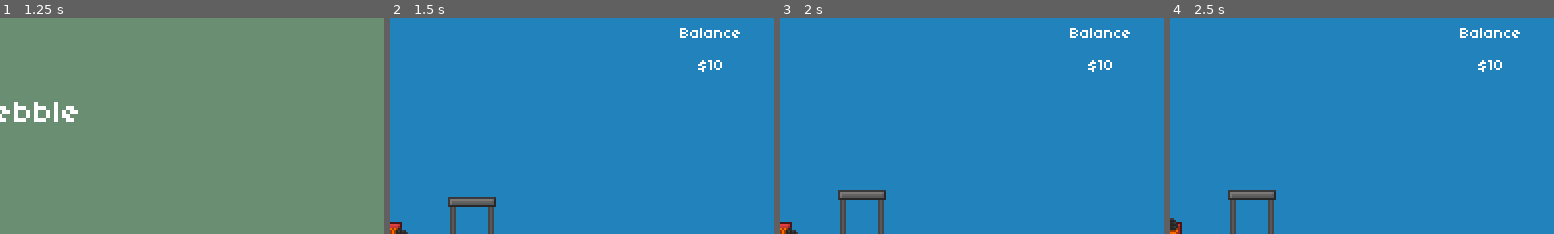
Above: before the commit, frames 1-4 (left to right).
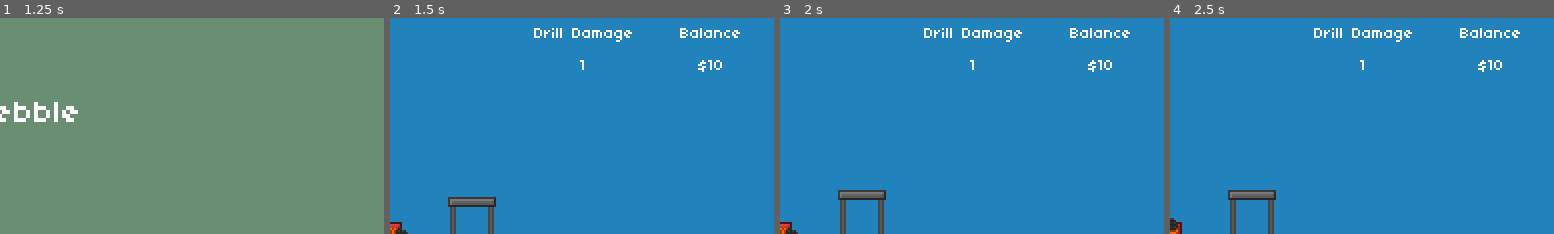
Above: after the commit, the same moments.

Repository: michaelocurtis2/drpebble
Game: Godot game, scene res://Scenes/GameManager.tscn
The game is run twice, just before and just after one commit, with the same random seed, the same clock (stepped at 60 frames per second) and the same inputs.
Inputs (mouse positions are % of the whole screen's width and height, from its top left):
- Up to frame 1 (1.25 s): click (50, 83) at 0.52 s; type "Alex" at 0.6 s
- Up to frame 2 (1.5 s): click "Play" at 1.25 s
- Up to frame 3 (2 s): no input
- Up to frame 4 (2.5 s): tap Enter at 2 s; hold Right (mine_right) from 2.03 s (still down); tap F (sell) at 2.1 s; tap Up (mine_up) at 2.27 s
The pictures show only the part of the screen within x 50-100%, y 0-50%; the shares and areas given below are measured in that part.

Frame 1 is identical in both runs. In frame 2, 0.5% of the frame differs, in the area x 37-64%, y 4-25%; in frame 3, 0.5%; in frame 4, 0.5%.

Commit message:
Simple upgrade shop for drill damage

Diff:
--- a/Scenes/GameManager.tscn
+++ b/Scenes/GameManager.tscn
@@ -20,9 +20,8 @@
 [node name="GUI" type="CanvasLayer" parent="."]
 
 [node name="GameUI" type="Control" parent="GUI"]
-visible = false
-margin_right = 40.0
-margin_bottom = 40.0
+margin_right = 384.0
+margin_bottom = 216.0
 
 [node name="CheatMenu" type="Control" parent="GUI/GameUI"]
 visible = false
@@ -37,6 +36,12 @@
 margin_bottom = 16.0
 text = "Tool Damage 8"
 
+[node name="Button2" type="Button" parent="GUI/GameUI/CheatMenu"]
+margin_top = 16.0
+margin_right = 72.0
+margin_bottom = 32.0
+text = "Money +1000"
+
 [node name="Topbar" type="Control" parent="GUI/GameUI"]
 margin_right = 384.0
 margin_bottom = 40.0
@@ -111,6 +116,26 @@
 valign = 1
 
 [node name="Money" type="Label" parent="GUI/GameUI/Topbar/BalanceDisplay"]
+margin_top = 16.0
+margin_right = 64.0
+margin_bottom = 32.0
+text = "0"
+align = 1
+valign = 1
+
+[node name="DrillDisplay" type="Control" parent="GUI/GameUI/Topbar"]
+margin_left = 256.0
+margin_right = 320.0
+margin_bottom = 32.0
+
+[node name="Bal" type="Label" parent="GUI/GameUI/Topbar/DrillDisplay"]
+margin_right = 64.0
+margin_bottom = 16.0
+text = "Drill Damage"
+align = 1
+valign = 1
+
+[node name="Damage" type="Label" parent="GUI/GameUI/Topbar/DrillDisplay"]
 margin_top = 16.0
 margin_right = 64.0
 margin_bottom = 32.0
@@ -217,6 +242,7 @@
 text = "View Seed"
 
 [connection signal="pressed" from="GUI/GameUI/CheatMenu/Button" to="GUI/GameUI/CheatMenu" method="_on_Button_pressed"]
+[connection signal="pressed" from="GUI/GameUI/CheatMenu/Button2" to="GUI/GameUI/CheatMenu" method="_on_Button2_pressed"]
 [connection signal="pressed" from="GUI/PauseMenu/Resume" to="GUI/PauseMenu" method="_on_Resume_pressed"]
 [connection signal="pressed" from="GUI/PauseMenu/Quit" to="GUI/PauseMenu" method="_on_Quit_pressed"]
 [connection signal="pressed" from="GUI/PauseMenu/ViewSeed" to="GUI/PauseMenu" method="_on_ViewSeed_pressed"]
--- a/Scenes/InitialArea.tscn
+++ b/Scenes/InitialArea.tscn
@@ -1,10 +1,11 @@
-[gd_scene load_steps=10 format=2]
+[gd_scene load_steps=11 format=2]
 
 [ext_resource path="res://Scripts/InitialArea.gd" type="Script" id=1]
 [ext_resource path="res://Resources/alpha_world.tres" type="TileSet" id=2]
 [ext_resource path="res://Scenes/Teleporter.tscn" type="PackedScene" id=3]
 [ext_resource path="res://Scenes/Player.tscn" type="PackedScene" id=4]
 [ext_resource path="res://Scenes/UndergroundGen.tscn" type="PackedScene" id=5]
+[ext_resource path="res://Scenes/Table.tscn" type="PackedScene" id=6]
 [ext_resource path="res://Scripts/PlayerCam.gd" type="Script" id=7]
 [ext_resource path="res://Resources/Textures/shop.png" type="Texture" id=8]
 [ext_resource path="res://Scripts/Shop.gd" type="Script" id=9]
@@ -62,5 +63,8 @@
 [node name="CollisionShape2D" type="CollisionShape2D" parent="Shop/SellArea"]
 shape = SubResource( 1 )
 
+[node name="Table" parent="." instance=ExtResource( 6 )]
+position = Vector2( 392, 56 )
+
 [connection signal="body_entered" from="Shop/SellArea" to="Shop" method="_on_SellArea_body_entered"]
 [connection signal="body_exited" from="Shop/SellArea" to="Shop" method="_on_SellArea_body_exited"]
--- /dev/null
+++ b/Scenes/Table.tscn
@@ -0,0 +1,49 @@
+[gd_scene load_steps=5 format=2]
+
+[ext_resource path="res://Resources/Textures/table.png" type="Texture" id=1]
+[ext_resource path="res://Scripts/TableUpg.gd" type="Script" id=2]
+[ext_resource path="res://Resources/Textures/drill_upg.png" type="Texture" id=3]
+
+[sub_resource type="RectangleShape2D" id=1]
+extents = Vector2( 8, 8 )
+
+[node name="Table" type="Node2D"]
+script = ExtResource( 2 )
+
+[node name="Item" type="Sprite" parent="."]
+position = Vector2( 0, -2 )
+texture = ExtResource( 3 )
+hframes = 3
+
+[node name="Sprite" type="Sprite" parent="."]
+texture = ExtResource( 1 )
+
+[node name="BuyArea" type="Area2D" parent="."]
+collision_layer = 8
+collision_mask = 8
+
+[node name="CollisionShape2D" type="CollisionShape2D" parent="BuyArea"]
+shape = SubResource( 1 )
+
+[node name="Text" type="Control" parent="."]
+visible = false
+margin_left = -24.0
+margin_top = -24.0
+margin_right = 24.0
+margin_bottom = -8.0
+
+[node name="Price" type="Label" parent="Text"]
+margin_top = 8.0
+margin_right = 48.0
+margin_bottom = 16.0
+text = "$150"
+align = 1
+
+[node name="Name" type="Label" parent="Text"]
+margin_right = 48.0
+margin_bottom = 8.0
+text = "Steel Drill"
+align = 1
+
+[connection signal="body_entered" from="BuyArea" to="." method="_on_BuyArea_body_entered"]
+[connection signal="body_exited" from="BuyArea" to="." method="_on_BuyArea_body_exited"]
--- a/Scripts/Block.gd
+++ b/Scripts/Block.gd
@@ -21,7 +21,6 @@
 
 
 func update_variables():
-	#TODO: replace with some choice method
 	var data = Global.load_data(block_type.to_lower() + ".json")
 
 	damage_max = data["damage_max"]
--- a/Scripts/Lowbar.gd
+++ b/Scripts/Lowbar.gd
@@ -15,3 +15,7 @@
 
 func _on_Button_pressed():
 	Global.tool_damage = 8
+
+
+func _on_Button2_pressed():
+	Global.money += 1000
--- /dev/null
+++ b/Scripts/TableUpg.gd
@@ -0,0 +1,67 @@
+extends Node2D
+
+var tier1 = [150, false, 2]
+var tier2 = [800, false, 4]
+
+var can_buy = false
+
+func _process(_delta):
+	if can_buy == true:
+
+		if tier1[1] == false:
+			$Text/Name.text = "Steel Drill"
+			$Text/Price.text = "$" + str(tier1[0])
+			$Item.frame = 0
+
+			var text_color = Color(0,0,0)
+			if (Global.money - tier1[0]) < 0:
+				text_color = Color(255,0,0)
+			else:
+				text_color = Color(255,255,255)
+
+			$Text/Price.add_color_override("font_color", text_color)
+
+			if Input.is_action_just_released("sell"):
+				if (Global.money - tier1[0] >= 0):
+					Global.money -= tier1[0]
+					Global.tool_damage = tier1[2]
+					tier1[1] = true
+
+		elif (tier1[1] == true) and (tier2[1] == false):
+			$Text/Name.text = "Diamond Drill"
+			$Text/Price.text = "$" + str(tier2[0])
+			$Item.frame = 1
+
+			var text_color = Color(0,0,0)
+			if (Global.money - tier1[0]) < 0:
+				text_color = Color(255,0,0)
+			else:
+				text_color = Color(255,255,255)
+
+			$Text/Price.add_color_override("font_color", text_color)
+
+			if Input.is_action_just_released("sell"):
+				if (Global.money - tier2[0] >= 0):
+					Global.money -= tier2[0]
+					Global.tool_damage = tier2[2]
+					tier2[1] = true
+
+		else:
+			$Text/Name.text = "Sold out!"
+			$Text/Price.text = "$N/A"
+			$Item.frame = 2
+
+
+
+
+
+func _on_BuyArea_body_entered(body):
+	if body.name == "Player":
+		$Text.visible = true
+		can_buy = true
+
+
+func _on_BuyArea_body_exited(body):
+	if body.name == "Player":
+		$Text.visible = false
+		can_buy = false
--- a/Scripts/Topbar.gd
+++ b/Scripts/Topbar.gd
@@ -7,3 +7,4 @@
 	$TB_Diamond/Label.text = str(Global.diamond)
 
 	$BalanceDisplay/Money.text = str("$" + str(Global.money))
+	$DrillDisplay/Damage.text = str(Global.tool_damage)
Binary file added: Resources/Textures/drill_upg.png
Not shown, added: Resources/Textures/drill_upg.png.import
Binary file added: Resources/Textures/table.png
Not shown, added: Resources/Textures/table.png.import
Not shown, changed: export_presets.cfg
